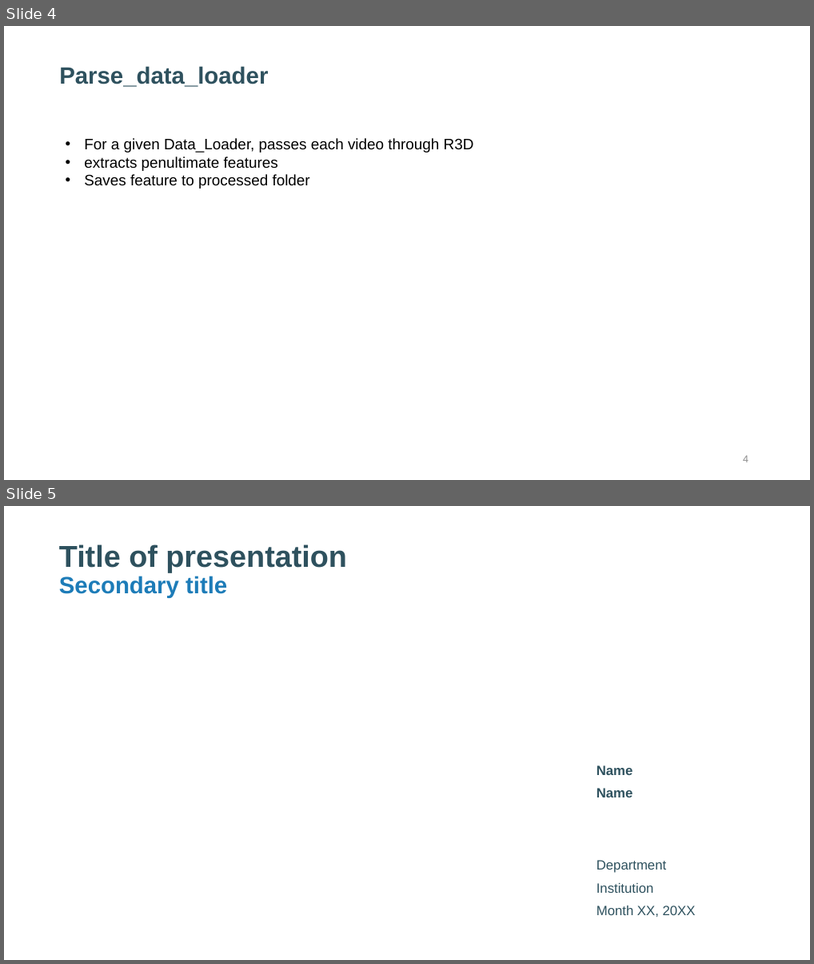
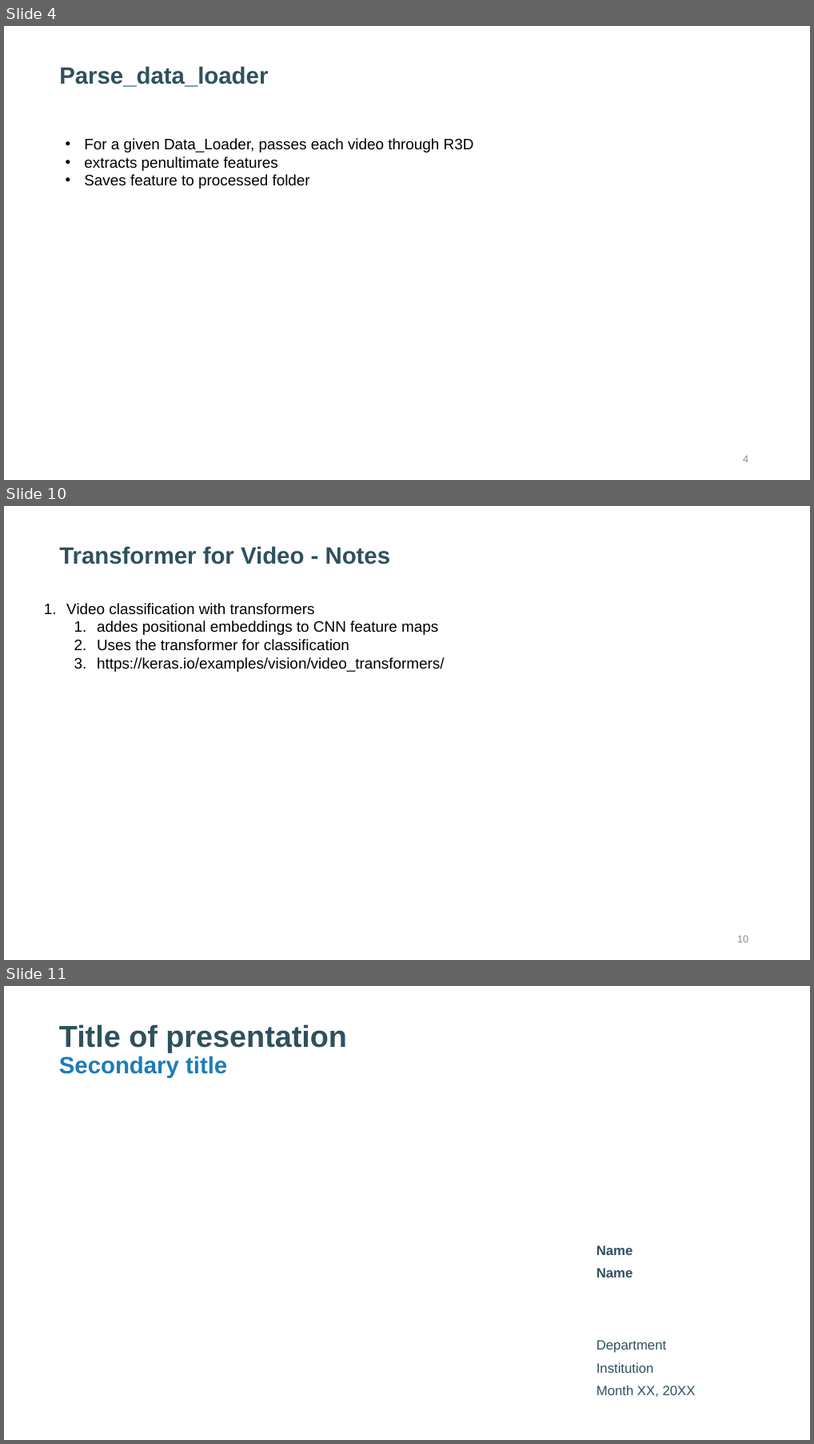
Before and after one commit to karthik111/video_anomaly_detection, a slide deck: docs/Video Anomaly Detection – Design Notes.pptx. Shown one above the other, each under a label of ours: slides 4 and 5 before the commit, slides 4, 10 and 11 after it; the slides between them are not shown. The pictures are 814x964 and 814x1444 pixels, drawn with LibreOffice and Linux fonts; fonts in the diff are those of the drawing. Boxes give left, top, right and bottom in pixels: in the first picture for what was removed or moved away, otherwise in the second. Text is boxed around its words. In the diff, an @@ line names an element or a change of style, - is before the commit and + after.

```diff
--- a/docs/Video Anomaly Detection – Design Notes.pptx
+++ b/docs/Video Anomaly Detection – Design Notes.pptx
@@ slide 10 added at (4,506,810,960), background #FFFFFF @@
@@ title added at (59,546,391,564), 28 pt, text #2E515E, bold @@
+Transformer for Video - Notes
@@ text added at (66,603,445,672), 18 pt, text #000000 @@
+1. Video classification with transformers
+  1. addes positional embeddings to CNN feature maps
+  2. Uses the transformer for classification
+  3. https://keras.io/examples/vision/video_transformers/
@@ page number added at (738,935,749,942), 12 pt, text #8C8C8C @@
+10
@@ what was slide 5 is now slide 11 @@
```
Also in this commit, not shown: 5 other slides added, 10 other files.
